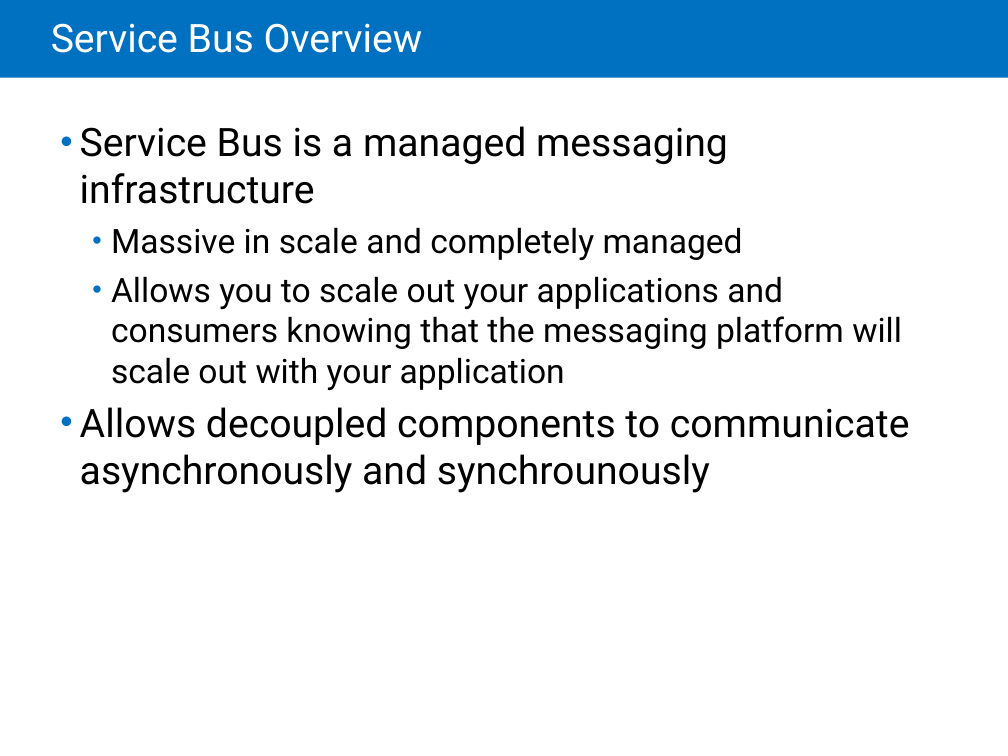
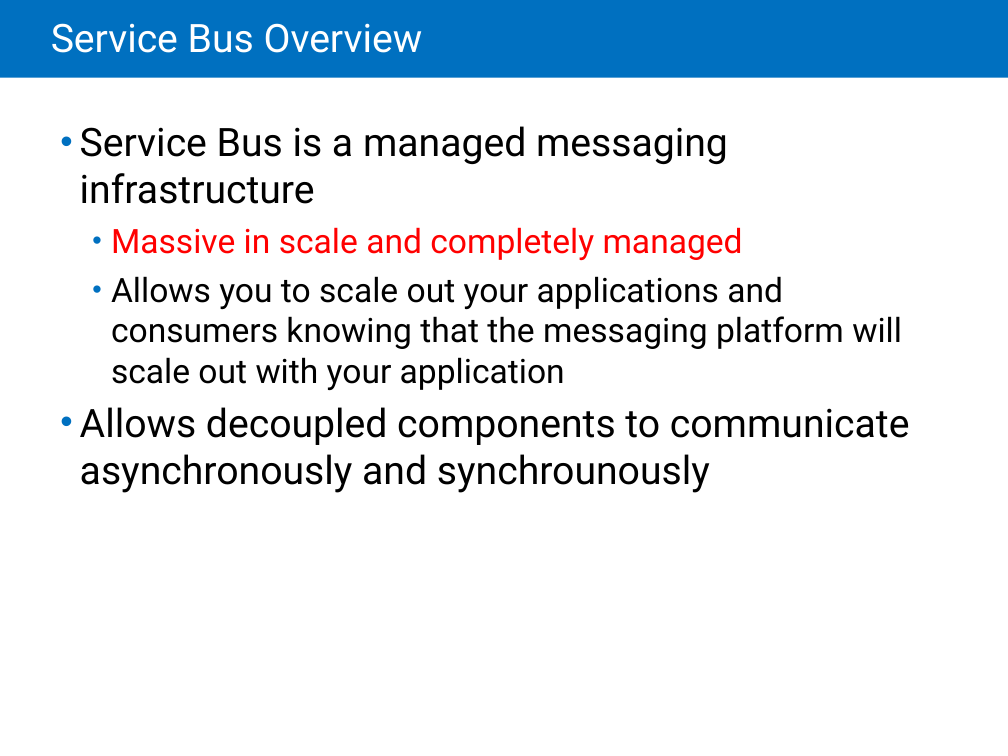
Before and after one commit to LarsKjeldsen/Kursus-az203, a slide deck: slide 10 of MOC/Module 08 Queues and Service Bus/20532C-08.pptx. Drawn at 1008x756 pixels with LibreOffice and Linux fonts; fonts in the diff are those of the drawing. Boxes give left, top, right and bottom in pixels: in the first picture for what was removed or moved away, otherwise in the second. Text is boxed around its words. In the diff, an @@ line names an element or a change of style, - is before the commit and + after.

```diff
--- a/MOC/Module 08 Queues and Service Bus/20532C-08.pptx
+++ b/MOC/Module 08 Queues and Service Bus/20532C-08.pptx
@@ text at [111, 227, 743, 260]: text colour #000000 to #FF0000 in "Massive in scale and completely managed" @@
```
Also in this commit, not shown: 14 other slides changed, 1 slide removed, 1 other file.
